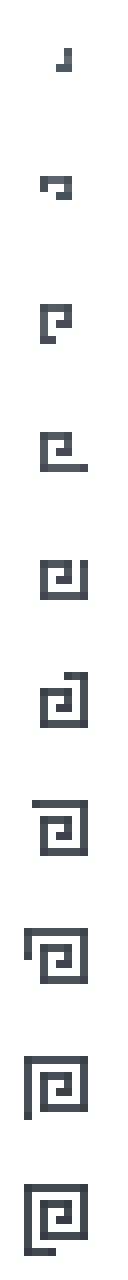
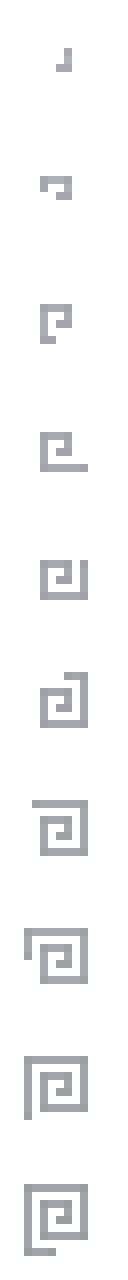
Revision of a layered 128x1280 image; what changed, layer by layer:
"crack_anylength.png": opacity 100% → 50% over [24, 48, 88, 1256]
